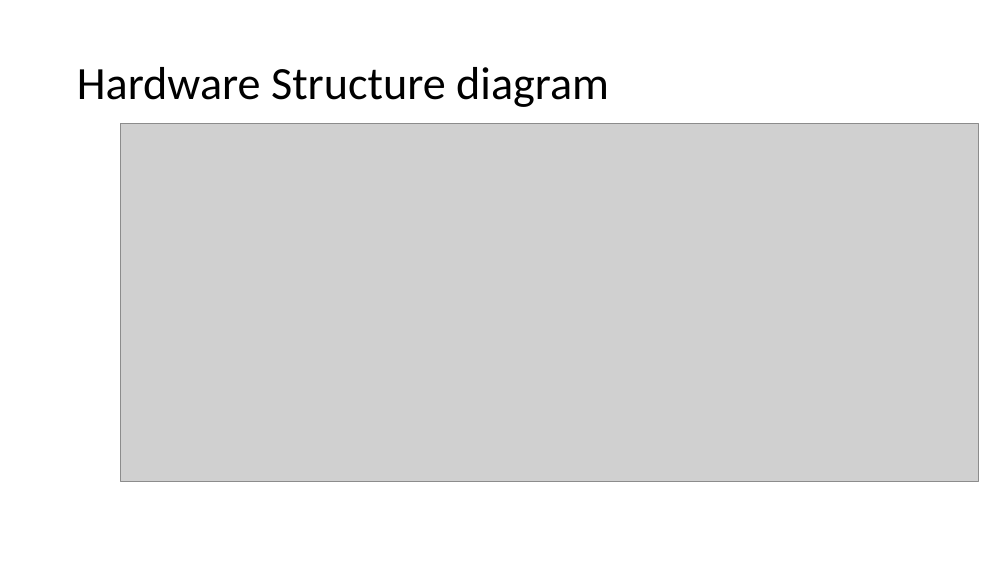
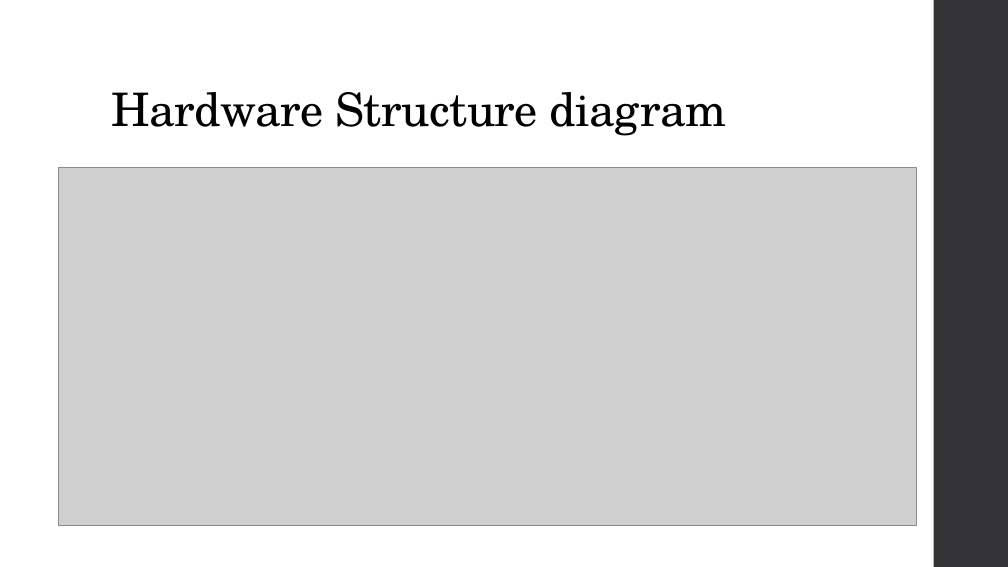
Before and after one commit to DmitryMI/EamaProject, a slide deck: slide 9 of Documentation/App idea.pptx (slide 6 before the commit). Drawn at 1008x567 pixels with LibreOffice and Linux fonts; fonts in the diff are those of the drawing; grey boxes stand for pictures. Boxes give left, top, right and bottom in pixels: in the first picture for what was removed or moved away, otherwise in the second. Text is boxed around its words. In the diff, an @@ line names an element or a change of style, - is before the commit and + after.

```diff
--- a/Documentation/App idea.pptx
+++ b/Documentation/App idea.pptx
@@ rectangle added at box(934, 0, 1008, 567), fill #353537 @@
@@ title "Hardware Structure diagram": place and size @@
-title "Hardware Structure diagram" at box(77, 67, 609, 107)
+title "Hardware Structure diagram" at box(112, 92, 727, 136)
@@ title "Hardware Structure diagram" at box(112, 92, 727, 136): font Calibri to TeX Gyre Schola, letter spacing 0 to -0.5 pt; vertical alignment middle to bottom @@
@@ picture: place and size @@
-picture at box(121, 123, 979, 481)
+picture at box(58, 168, 916, 526)
```
Also in this commit, not shown: 10 other slides changed, 4 slides added, 1 slide removed, 3 other files.
